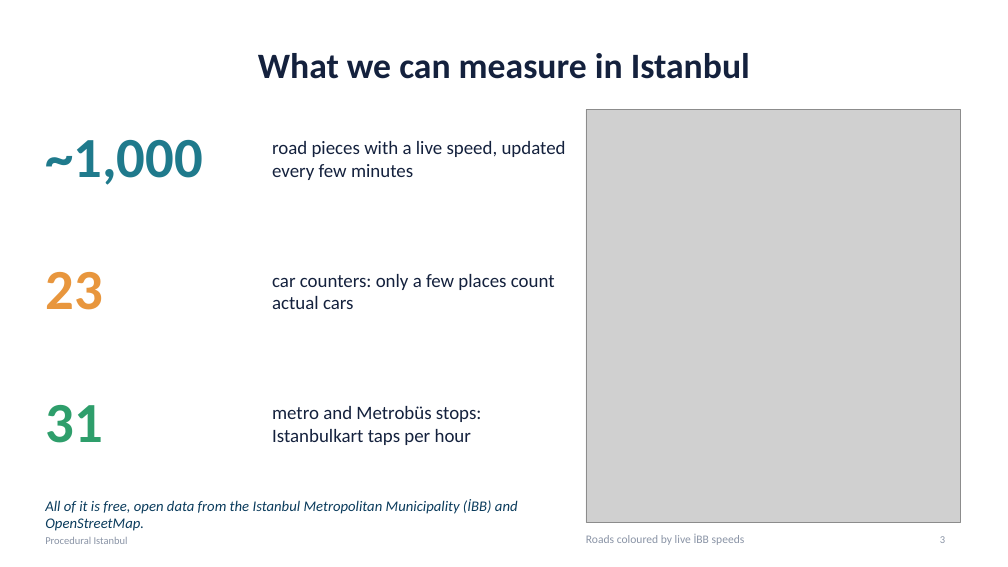
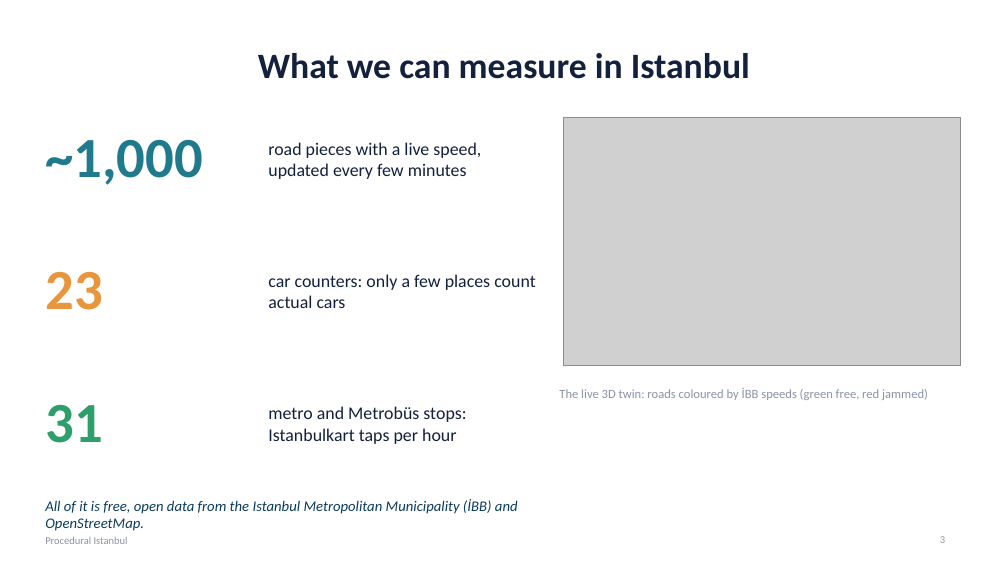
Before and after one commit to aaasiroglu/procedural-istanbul, a slide deck: slide 3 of docs/sunum/Procedural_Istanbul_class.pptx. Drawn at 1008x567 pixels with LibreOffice and Linux fonts; fonts in the diff are those of the drawing; grey boxes stand for pictures. Boxes give left, top, right and bottom in pixels: in the first picture for what was removed or moved away, otherwise in the second. Text is boxed around its words. In the diff, an @@ line names an element or a change of style, - is before the commit and + after.

```diff
--- a/docs/sunum/Procedural_Istanbul_class.pptx
+++ b/docs/sunum/Procedural_Istanbul_class.pptx
@@ picture: place and size @@
-picture at <box>586,110,960,523</box>
+picture at <box>563,117,960,365</box>
@@ size 18 to 17 pt in 3 elements at <box>268,142,481,179</box>, <box>268,274,535,308</box>, <box>268,406,466,444</box> @@
@@ text at <box>559,388,928,400</box>: text changed; size 11 to 12 pt @@
-Roads coloured by live İBB speeds
+The live 3D twin: roads coloured by İBB speeds (green free, red jammed)
```
Also in this commit, not shown: 3 other slides changed, 1 slide added, 25 other files.
